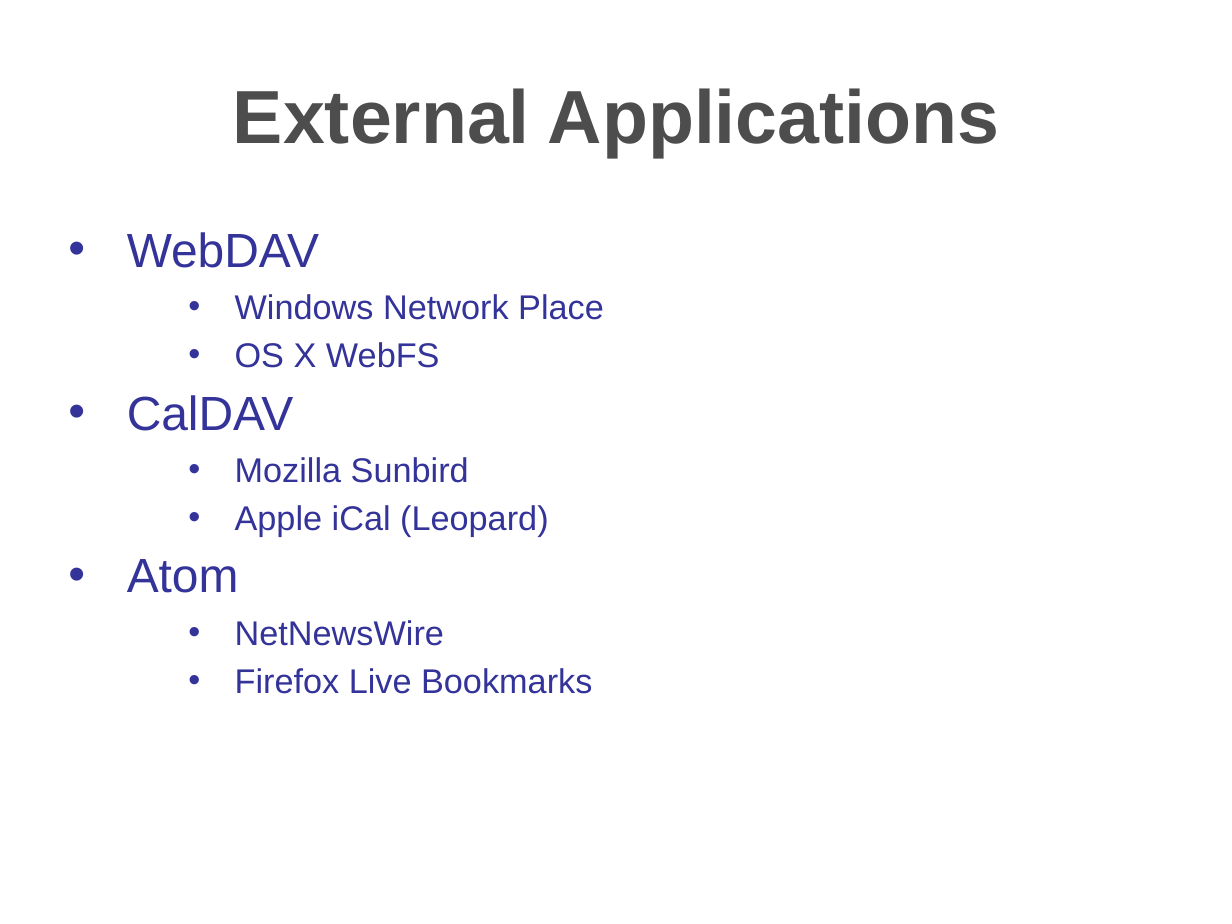
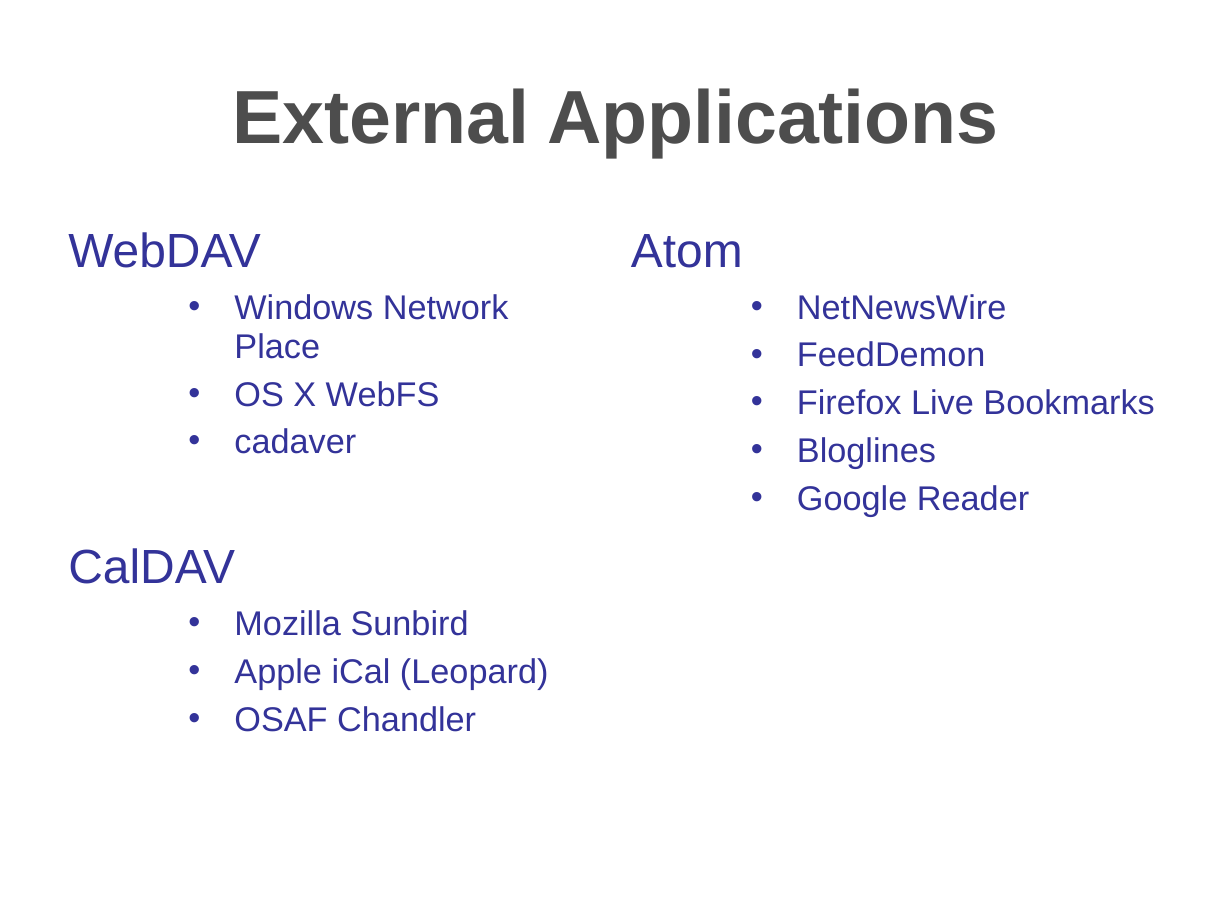
Before and after one commit to hzbarcea/cosmo, a slide deck: slide 9 of src/docs/presentations/apachecon2006.ppt. Drawn at 1232x924 pixels with LibreOffice and Linux fonts; fonts in the diff are those of the drawing; background and template pictures are left out. Boxes give left, top, right and bottom in pixels: in the first picture for what was removed or moved away, otherwise in the second. Text is boxed around its words. In the diff, an @@ line names an element or a change of style, - is before the commit and + after.

```diff
--- a/src/docs/presentations/apachecon2006.ppt
+++ b/src/docs/presentations/apachecon2006.ppt
@@ text at (68,232,548,690): bullet • to none; indent changed; line spacing 23pt to 22.9pt @@
@@ text added at (631,234,1154,516), 20 pt, text #333399 @@
+Atom
+    • NetNewsWire
+    • FeedDemon
+    • Firefox Live Bookmarks
+    • Bloglines
+    • Google Reader
@@ text at (234,428,356,454): paragraph added @@
+    • cadaver
@@ text at (234,706,476,732): text changed @@
-• Atom
-    • NetNewsWire
-    • Firefox Live Bookmarks
+    • OSAF Chandler
```
Also in this commit, not shown: 23 other slides changed, 10 slides added, 6 slides removed.
